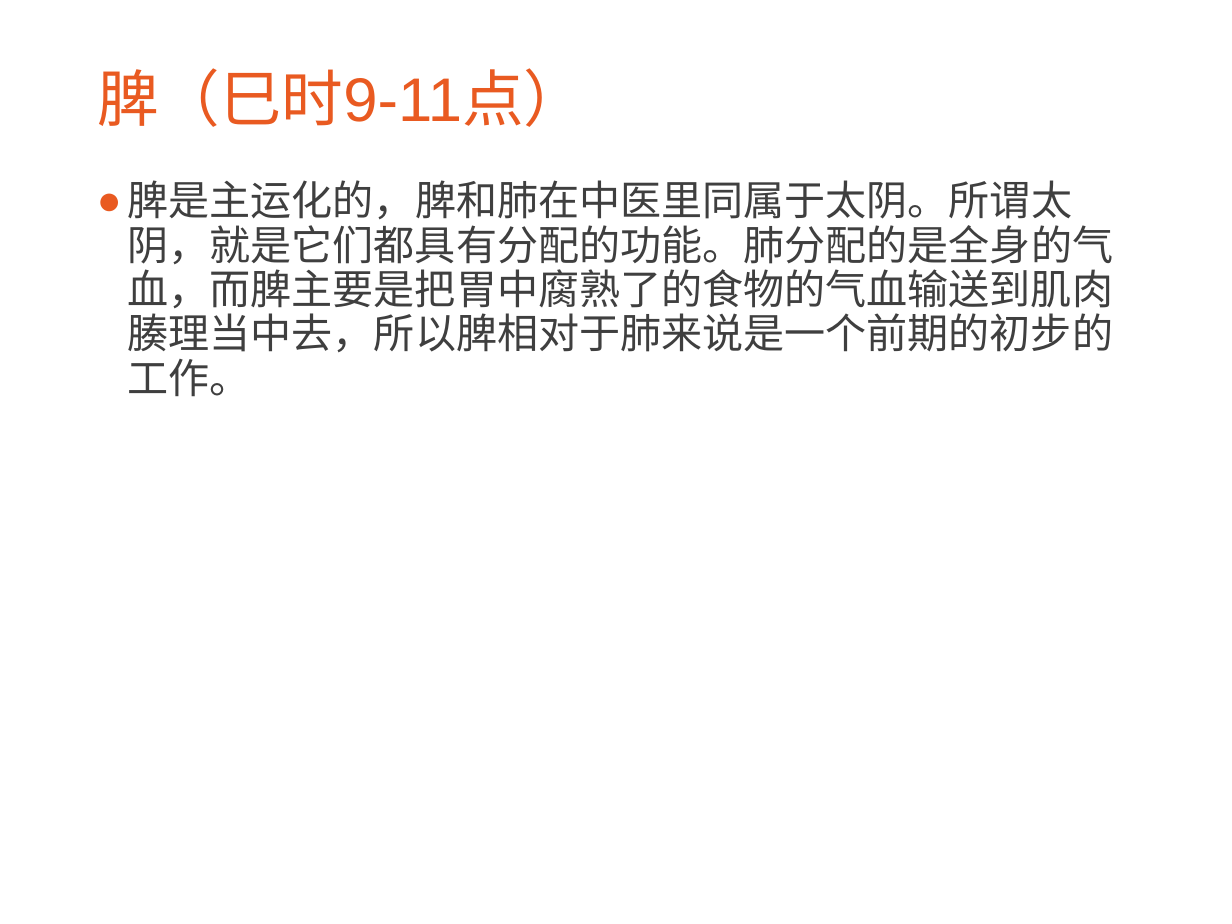
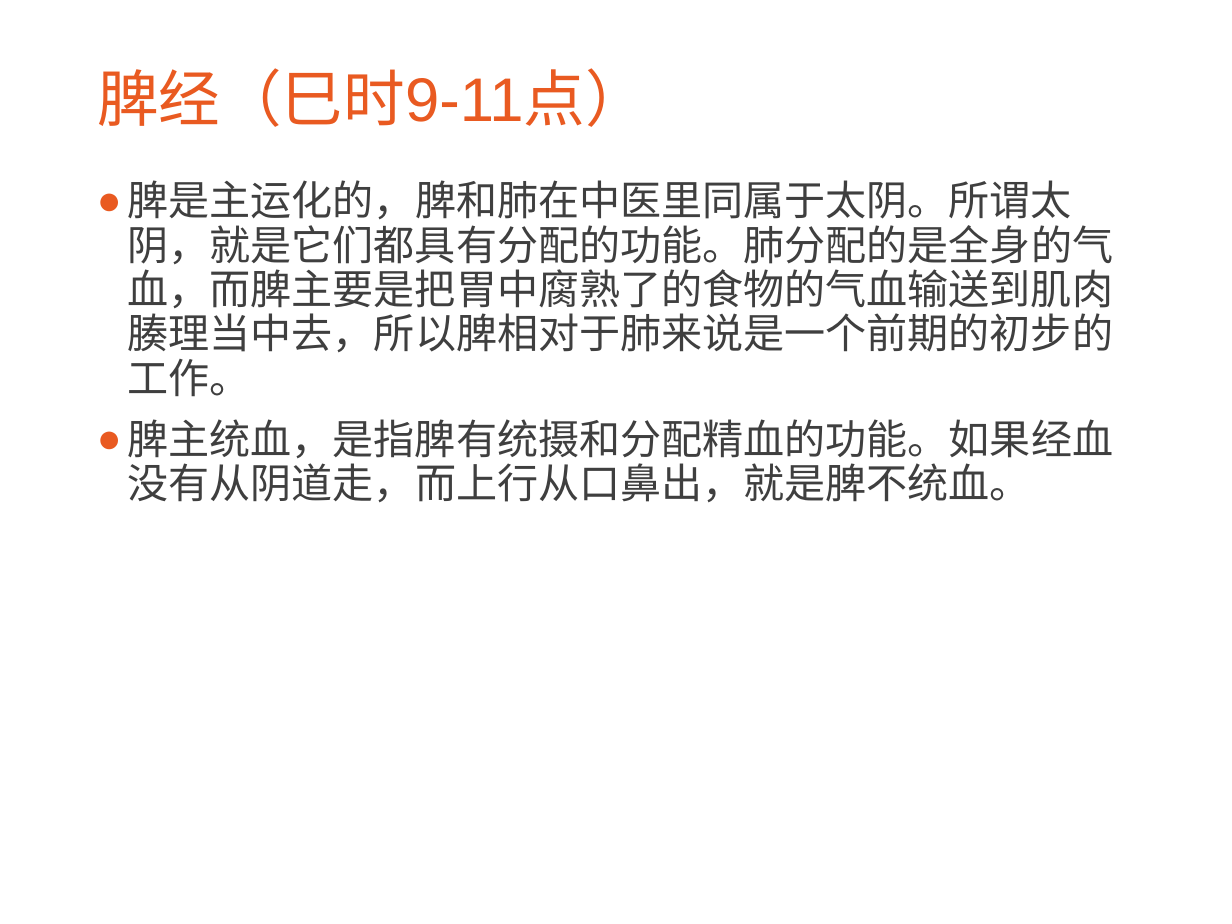
Before and after one commit to CatMan1994/file, a slide deck: slide 11 of 中医与养生分享会/中医与养生.ppt (slide 13 before the commit). Drawn at 1232x924 pixels with LibreOffice and Linux fonts; fonts in the diff are those of the drawing; background and template pictures are left out. Boxes give left, top, right and bottom in pixels: in the first picture for what was removed or moved away, otherwise in the second. Text is boxed around its words. In the diff, an @@ line names an element or a change of style, - is before the commit and + after.

```diff
--- a/中医与养生分享会/中医与养生.ppt
+++ b/中医与养生分享会/中医与养生.ppt
@@ title at box(97, 68, 647, 127): text changed @@
-脾（巳时9-11点）
+脾经（巳时9-11点）
@@ text at box(128, 419, 1114, 502): paragraph added @@
+● 脾主统血，是指脾有统摄和分配精血的功能。如果经血没有从阴道走，而上行从口鼻出，就是脾不统血。
```
Also in this commit, not shown: 9 other slides changed, 1 slide added, 2 slides removed, 1 other file.
